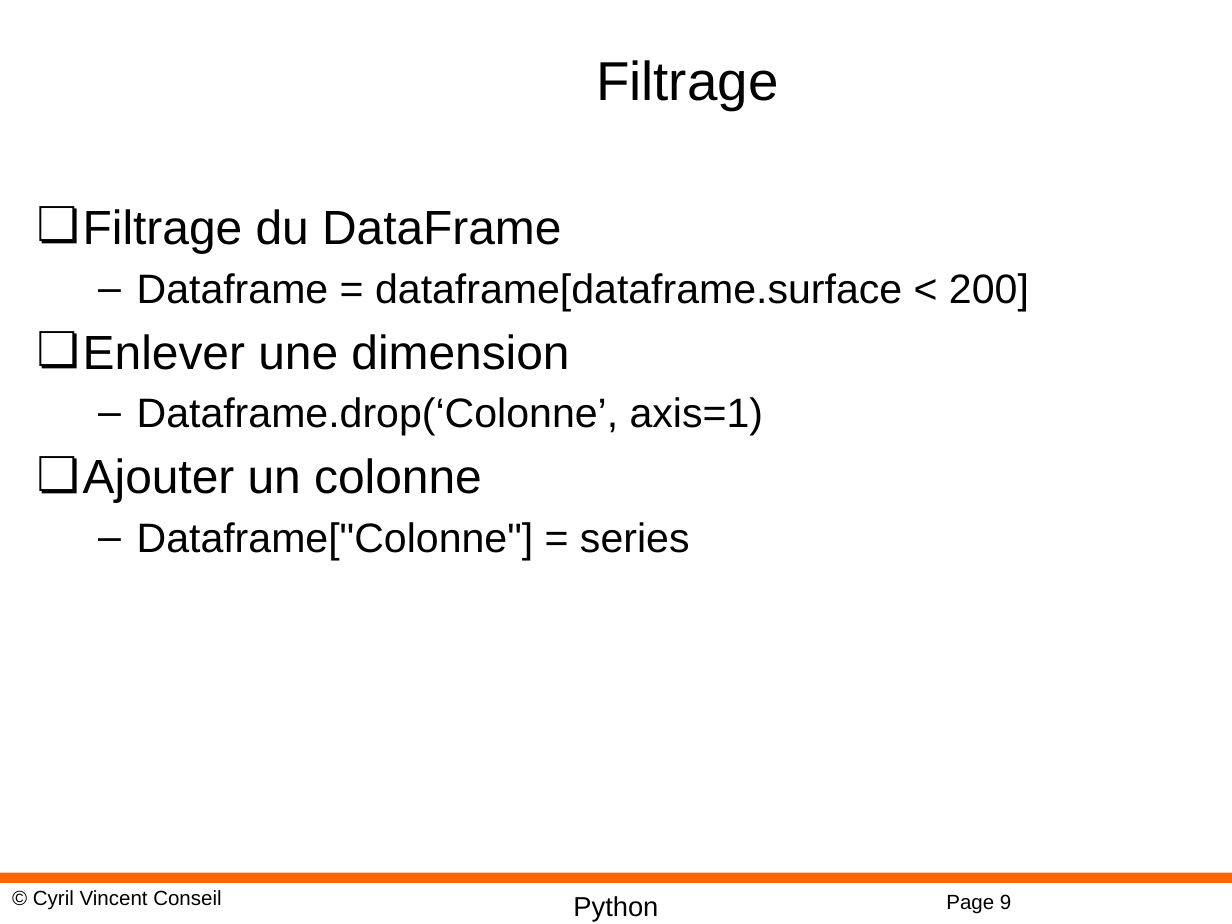
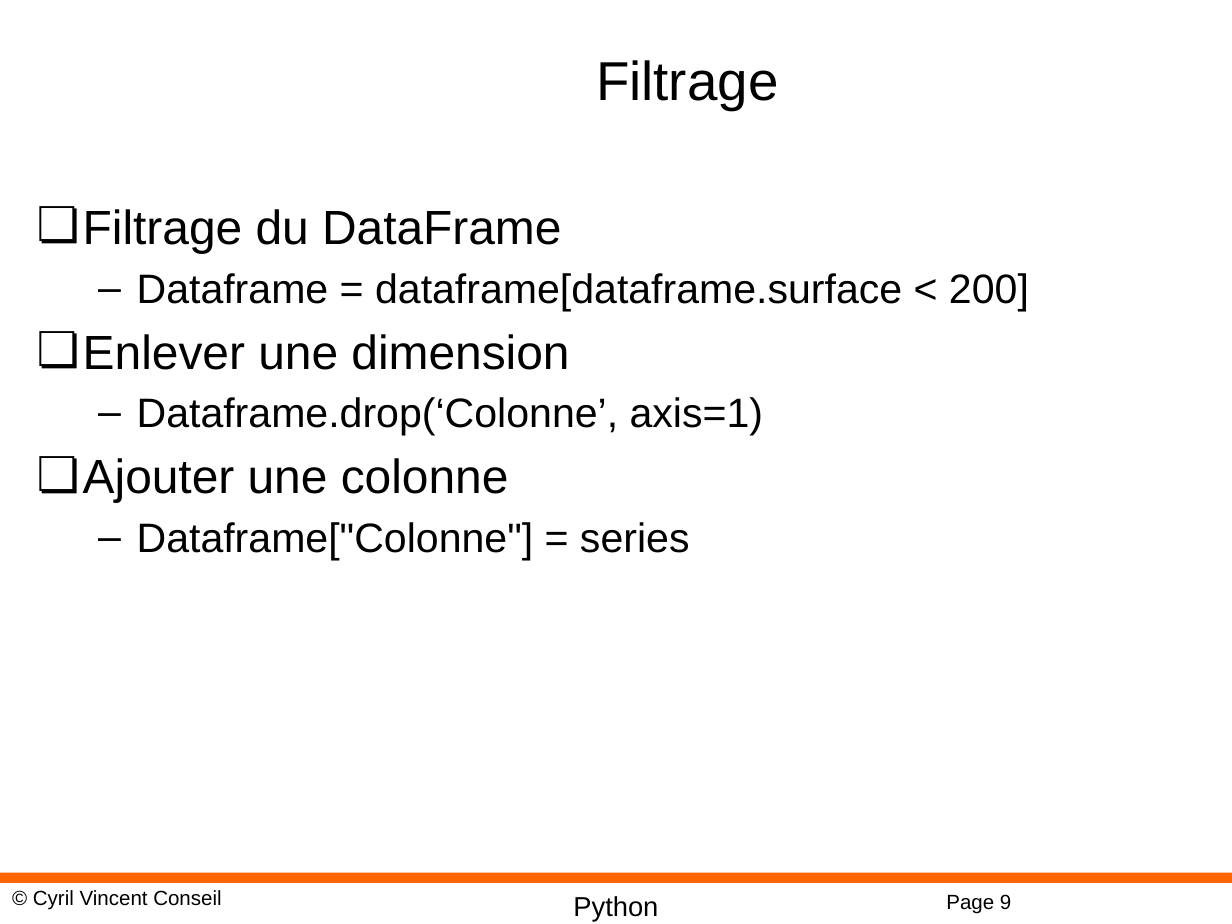
Before and after one commit to cyrilvincent/math, a slide deck: slide 9 of ppt/PythonMath11-Pandas.pptx. Drawn at 1232x924 pixels with LibreOffice and Linux fonts; fonts in the diff are those of the drawing; background and template pictures are left out. Boxes give left, top, right and bottom in pixels: in the first picture for what was removed or moved away, otherwise in the second. Text is boxed around its words. In the diff, an @@ line names an element or a change of style, - is before the commit and + after.

```diff
--- a/ppt/PythonMath11-Pandas.pptx
+++ b/ppt/PythonMath11-Pandas.pptx
@@ text at [83,458,509,502]: text changed @@
-❏ Ajouter un colonne
+❏ Ajouter une colonne
```
Also in this commit, not shown: 2 slides removed, 3 other files.
